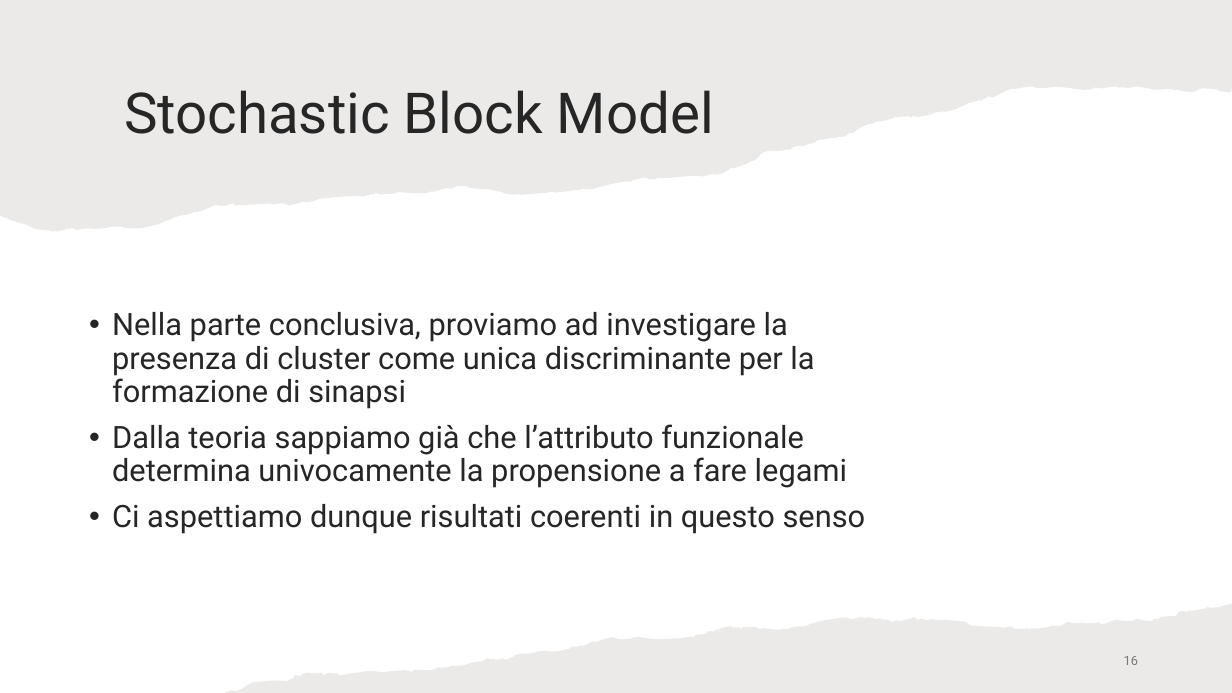
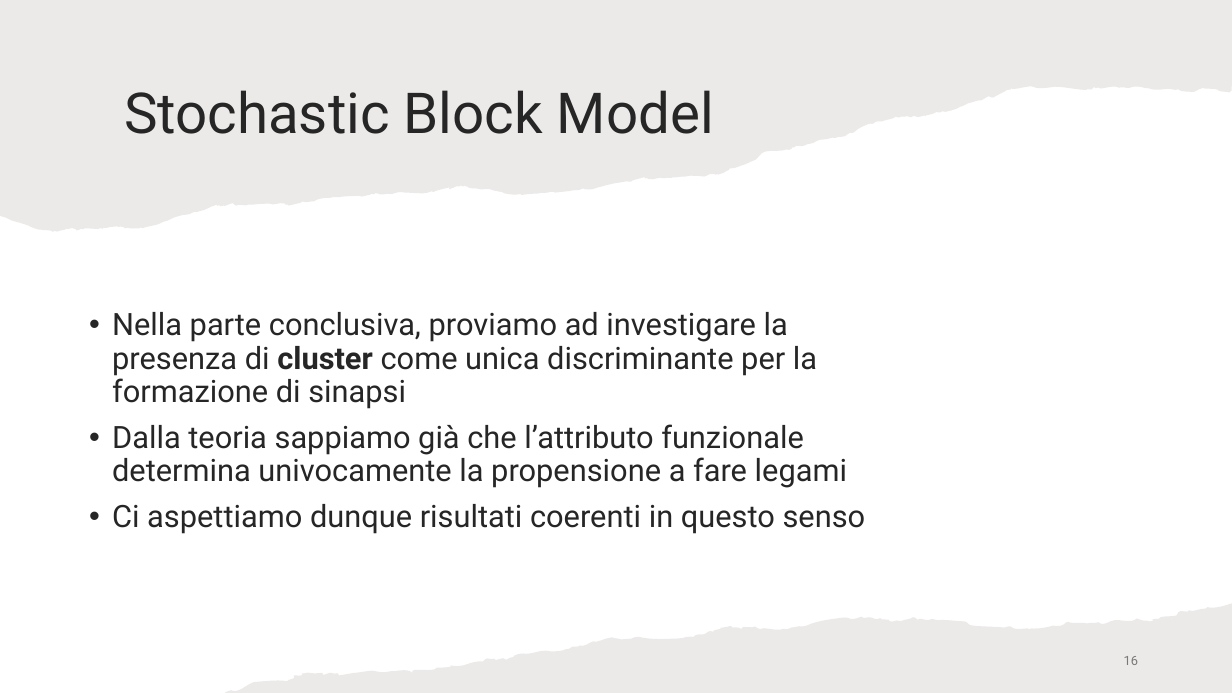
Before and after one commit to cMancio00/sand-2024, a slide deck: slide 16 of Analysis of visual cortical neurons of mice.pptx. Drawn at 1232x693 pixels with LibreOffice and Linux fonts; fonts in the diff are those of the drawing. Boxes give left, top, right and bottom in pixels: in the first picture for what was removed or moved away, otherwise in the second. Text is boxed around its words. In the diff, an @@ line names an element or a change of style, - is before the commit and + after.

```diff
--- a/Analysis of visual cortical neurons of mice.pptx
+++ b/Analysis of visual cortical neurons of mice.pptx
@@ text at [112, 312, 817, 409]: bold on in "cluster" @@
```
Also in this commit, not shown: 2 other slides changed.
